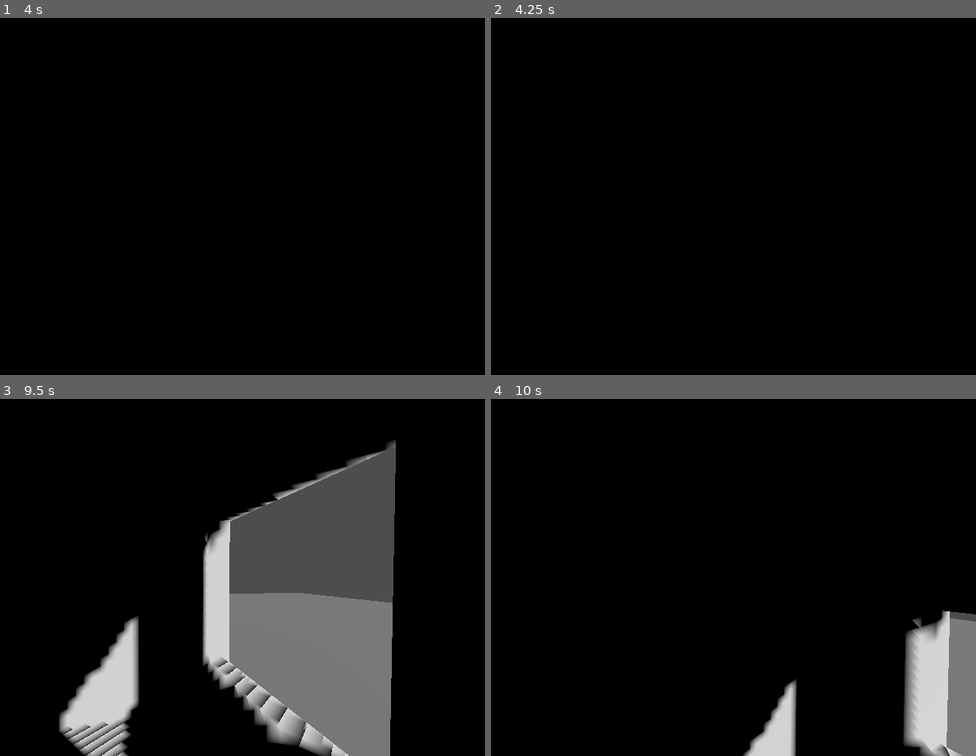
Above: before the commit, frames 1-4 (two rows, left to right).
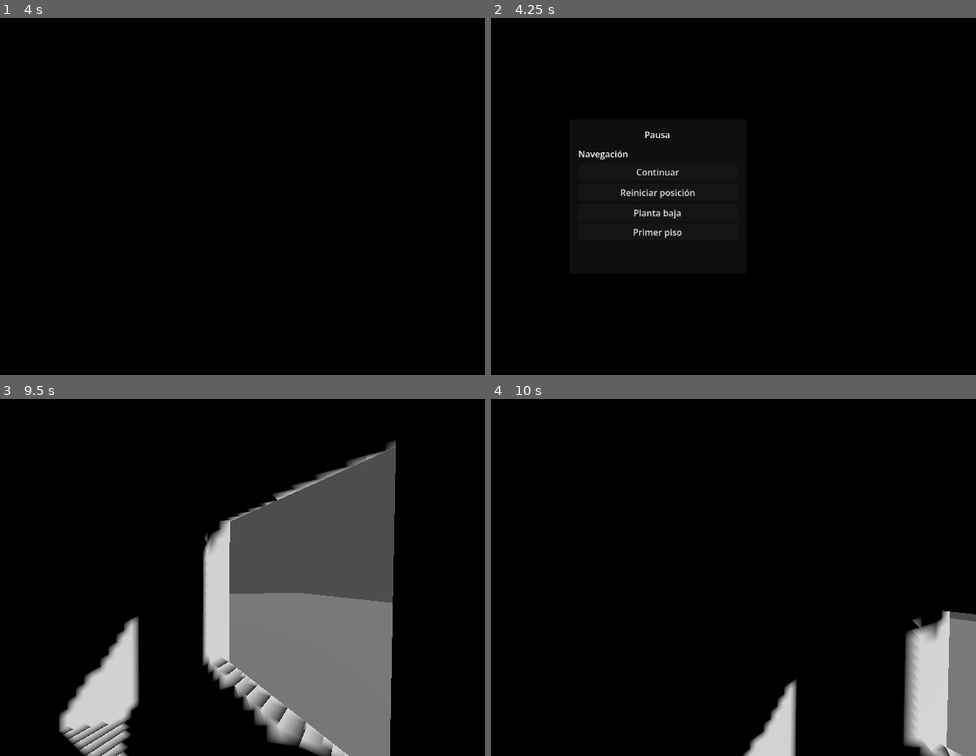
Above: after the commit, the same moments.

Repository: Felipe-Lara/planobal
Game: Godot game, scene res://main.tscn
The game is run twice, just before and just after one commit, with the same random seed, the same clock (stepped at 60 frames per second) and the same inputs.
Inputs (mouse positions are in pixels of both pictures, inside the frame that each line leads up to):
- Up to frame 1 (4 s): tap Enter at 0.5, 2, 3.5 s; move the mouse to (203, 196) at 0.52 s; hold W (move_forward) from 0.53 s (still down); tap Space (jump) at 0.77, 1.25, 1.52, 2.75, 3.02, 3.77 s; move the mouse to (135, 196) at 1.27 s; move the mouse to (184, 189) at 2.02 s; move the mouse to (160, 203) at 2.77 s; move the mouse to (213, 200) at 3.52 s
- Up to frame 2 (4.25 s): keep holding W (move_forward); tap Escape (ui_cancel) at 4.15 s
- Up to frame 3 (9.5 s): release W (move_forward) at 4.25 s; click (164, 552) at 4.25 s, where only the run after the commit has a clickable "Continuar"; tap Space (jump) at 5, 5.27, 6.77, 7.52, 8.27 s; move the mouse to (outside the picture) at 5.02 s; hold A (move_left) 5.03-5.78 s; move the mouse to (198, 577) at 5.77 s; hold S (move_back) 5.78-6.53 s; move the mouse to (72, 488) at 6.52 s; hold D (move_right) 6.53-7.28 s; move the mouse to (305, 559) at 7.27 s; hold W (move_forward) 7.28-8.03 s; move the mouse to (38, 595) at 8.02 s; hold D (move_right) 8.03-8.78 s; move the mouse to (232, 498) at 8.77 s; hold S (move_back) from 8.78 s (still down)
- Up to frame 4 (10 s): move the mouse to (626, 648) at 9.52 s; release S (move_back) at 9.53 s; hold A (move_left) from 9.53 s (still down); tap Space (jump) at 9.77 s

Frame 1 is identical in both runs. In frame 2, 0.8% of the frame differs, in the area x 18-43%, y 31-62%; in frame 3, less than 0.1%; in frame 4, less than 0.1%.

Commit message:
Sprint 4 (engine): menu de pausa con reinicio y cambio de piso
Esc ahora abre/cierra menu.tscn (pausa el arbol, libera el mouse) en vez
de solo liberar el mouse. El menu ofrece "Reiniciar posicion" (vuelve al
spawn) y un boton por piso conocido (Planta baja / Primer piso, elevaciones
hardcodeadas desde building.example.json) que teletransporta al jugador
manteniendo X/Z. Estructura pensada para sumar la seccion de materiales
en Sprint 5 (placeholder MaterialsSection ya en el arbol).

player.gd expone reset_to_spawn()/teleport_to_elevation(); main.gd conecta
esos callbacks al menu. Validado con 'godot --headless res://main.tscn'
(sin errores en consola).

Co-Authored-By: Claude Sonnet 5 <noreply@anthropic.com>

Diff:
--- a/engine/main.gd
+++ b/engine/main.gd
@@ -12,11 +12,35 @@
 ## un building.json con más de una habitación o terreno real.
 
 @onready var room: Node3D = $Room
+@onready var player: CharacterBody3D = $Player
+@onready var menu: CanvasLayer = $Menu
 
 
 func _ready() -> void:
 	_generate_trimesh_collision(room)
 	_spawn_test_ground()
+	menu.reset_position_callback = player.reset_to_spawn
+	menu.change_floor_callback = player.teleport_to_elevation
+
+
+func _unhandled_input(event: InputEvent) -> void:
+	if event.is_action_pressed("ui_cancel"):
+		if menu.visible:
+			_close_menu()
+		else:
+			_open_menu()
+
+
+func _open_menu() -> void:
+	menu.open()
+	get_tree().paused = true
+	Input.mouse_mode = Input.MOUSE_MODE_VISIBLE
+
+
+func _close_menu() -> void:
+	menu.close()
+	get_tree().paused = false
+	Input.mouse_mode = Input.MOUSE_MODE_CAPTURED
 
 
 func _generate_trimesh_collision(node: Node) -> void:
--- a/engine/main.tscn
+++ b/engine/main.tscn
@@ -1,10 +1,12 @@
-[gd_scene load_steps=4 format=3]
+[gd_scene load_steps=5 format=3]
 
 [ext_resource type="Script" path="res://main.gd" id="1_main"]
 [ext_resource type="PackedScene" path="res://sample_room.gltf" id="2_room"]
 [ext_resource type="PackedScene" path="res://player.tscn" id="3_player"]
+[ext_resource type="PackedScene" path="res://menu.tscn" id="4_menu"]
 
 [node name="Main" type="Node3D"]
+process_mode = 3
 script = ExtResource("1_main")
 
 [node name="Room" parent="." instance=ExtResource("2_room")]
@@ -15,3 +17,5 @@
 
 [node name="Player" parent="." instance=ExtResource("3_player")]
 transform = Transform3D(1, 0, 0, 0, 1, 0, 0, 0, 1, 2, 0.05, -1.5)
+
+[node name="Menu" parent="." instance=ExtResource("4_menu")]
--- /dev/null
+++ b/engine/menu.gd
@@ -0,0 +1,75 @@
+extends CanvasLayer
+## Menú de pausa (Sprint 4). Base extensible: la sección "Navegación" vive acá
+## ahora (Continuar / Reiniciar posición / botones de piso); Sprint 5 va a
+## agregar una sección "Materiales" para selección de repintado, sin tocar
+## esta estructura.
+##
+## No lee building.json ni geometry.json (el engine no conoce el pipeline).
+## Las elevaciones de piso están hardcodeadas como constantes acá abajo,
+## tomadas de pipeline/schema/examples/building.example.json al momento del
+## Sprint 4 (elevaciones [0.0, 2.7] para "Planta baja" / "Primer piso"). Si
+## el contrato building.json llega a exponer esto de forma legible desde
+## Godot en el futuro, este diccionario debería leerse de ahí en vez de
+## hardcodearse — fuera de alcance para este sprint.
+
+signal closed
+signal opened
+
+## piso_nombre -> elevación en metros (Y en Godot, que ya viene con Y arriba
+## desde el .gltf).
+const FLOORS := {
+	"Planta baja": 0.0,
+	"Primer piso": 2.7,
+}
+
+@onready var panel: Panel = $Panel
+@onready var floors_container: VBoxContainer = $Panel/MarginContainer/VBox/NavigationSection/Floors
+@onready var continue_button: Button = $Panel/MarginContainer/VBox/NavigationSection/ContinueButton
+@onready var reset_button: Button = $Panel/MarginContainer/VBox/NavigationSection/ResetButton
+
+## Callbacks inyectados por main.gd (evita que este menú tenga que conocer
+## el árbol de escena de Main/Player directamente).
+var reset_position_callback: Callable
+var change_floor_callback: Callable
+
+
+func _ready() -> void:
+	process_mode = Node.PROCESS_MODE_ALWAYS
+	visible = false
+	continue_button.pressed.connect(_on_continue_pressed)
+	reset_button.pressed.connect(_on_reset_pressed)
+	_build_floor_buttons()
+
+
+func _build_floor_buttons() -> void:
+	for floor_name in FLOORS.keys():
+		var button := Button.new()
+		button.text = floor_name
+		button.pressed.connect(_on_floor_pressed.bind(floor_name))
+		floors_container.add_child(button)
+
+
+func open() -> void:
+	visible = true
+	opened.emit()
+
+
+func close() -> void:
+	visible = false
+	closed.emit()
+
+
+func _on_continue_pressed() -> void:
+	close()
+
+
+func _on_reset_pressed() -> void:
+	if reset_position_callback.is_valid():
+		reset_position_callback.call()
+	close()
+
+
+func _on_floor_pressed(floor_name: String) -> void:
+	if change_floor_callback.is_valid():
+		change_floor_callback.call(FLOORS[floor_name])
+	close()
--- /dev/null
+++ b/engine/menu.tscn
@@ -0,0 +1,80 @@
+[gd_scene load_steps=2 format=3]
+
+[ext_resource type="Script" path="res://menu.gd" id="1_menu"]
+
+[node name="Menu" type="CanvasLayer"]
+process_mode = 3
+script = ExtResource("1_menu")
+
+[node name="Panel" type="Panel" parent="."]
+process_mode = 3
+anchors_preset = 8
+anchor_left = 0.5
+anchor_top = 0.5
+anchor_right = 0.5
+anchor_bottom = 0.5
+offset_left = -160.0
+offset_top = -140.0
+offset_right = 160.0
+offset_bottom = 140.0
+grow_horizontal = 2
+grow_vertical = 2
+
+[node name="MarginContainer" type="MarginContainer" parent="Panel"]
+process_mode = 3
+layout_mode = 1
+anchors_preset = 15
+anchor_right = 1.0
+anchor_bottom = 1.0
+grow_horizontal = 2
+grow_vertical = 2
+theme_override_constants/margin_left = 16
+theme_override_constants/margin_top = 16
+theme_override_constants/margin_right = 16
+theme_override_constants/margin_bottom = 16
+
+[node name="VBox" type="VBoxContainer" parent="Panel/MarginContainer"]
+process_mode = 3
+layout_mode = 2
+theme_override_constants/separation = 12
+
+[node name="Title" type="Label" parent="Panel/MarginContainer/VBox"]
+process_mode = 3
+layout_mode = 2
+text = "Pausa"
+horizontal_alignment = 1
+
+[node name="NavigationSection" type="VBoxContainer" parent="Panel/MarginContainer/VBox"]
+process_mode = 3
+layout_mode = 2
+theme_override_constants/separation = 6
+
+[node name="SectionLabel" type="Label" parent="Panel/MarginContainer/VBox/NavigationSection"]
+process_mode = 3
+layout_mode = 2
+text = "Navegación"
+
+[node name="ContinueButton" type="Button" parent="Panel/MarginContainer/VBox/NavigationSection"]
+process_mode = 3
+layout_mode = 2
+text = "Continuar"
+
+[node name="ResetButton" type="Button" parent="Panel/MarginContainer/VBox/NavigationSection"]
+process_mode = 3
+layout_mode = 2
+text = "Reiniciar posición"
+
+[node name="Floors" type="VBoxContainer" parent="Panel/MarginContainer/VBox/NavigationSection"]
+process_mode = 3
+layout_mode = 2
+theme_override_constants/separation = 4
+
+[node name="MaterialsSection" type="VBoxContainer" parent="Panel/MarginContainer/VBox"]
+process_mode = 3
+layout_mode = 2
+visible = false
+
+[node name="MaterialsSectionLabel" type="Label" parent="Panel/MarginContainer/VBox/MaterialsSection"]
+process_mode = 3
+layout_mode = 2
+text = "Materiales (Sprint 5)"
--- a/engine/player.gd
+++ b/engine/player.gd
@@ -1,6 +1,10 @@
 extends CharacterBody3D
 ## Controlador de primera persona básico: WASD + mouse look + gravedad.
 ## Sprint 1 — solo movimiento y colisión. Sin raycast de repintado (Sprint 5).
+## Sprint 4 — Esc ya no libera el mouse directamente: main.gd escucha
+## "ui_cancel" y abre/cierra el menú de pausa, que a su vez captura/libera
+## el mouse. Este script expone spawn_position + reset_to_spawn() para que
+## el menú pueda "Reiniciar posición".
 
 const SPEED := 4.0
 const JUMP_VELOCITY := 4.5
@@ -10,19 +14,31 @@
 
 var gravity: float = ProjectSettings.get_setting("physics/3d/default_gravity", 9.8)
 
+## Posición/rotación de spawn originales, capturadas en _ready() para que
+## el menú de pausa pueda usarlas en "Reiniciar posición".
+var spawn_transform: Transform3D
+
 
 func _ready() -> void:
 	Input.mouse_mode = Input.MOUSE_MODE_CAPTURED
+	spawn_transform = global_transform
+
+
+## Teletransporta al player de vuelta a su posición/rotación de spawn
+## original y anula la velocidad para que no siga la inercia previa.
+func reset_to_spawn() -> void:
+	global_transform = spawn_transform
+	velocity = Vector3.ZERO
+
+
+## Teletransporta al player a la elevación (Y) de otro piso, manteniendo
+## su X/Z actual. Usado por el menú de pausa para cambiar de piso.
+func teleport_to_elevation(elevation: float) -> void:
+	global_position.y = elevation + spawn_transform.origin.y
+	velocity = Vector3.ZERO
 
 
 func _unhandled_input(event: InputEvent) -> void:
-	if event.is_action_pressed("ui_cancel"):
-		Input.mouse_mode = (
-			Input.MOUSE_MODE_VISIBLE
-			if Input.mouse_mode == Input.MOUSE_MODE_CAPTURED
-			else Input.MOUSE_MODE_CAPTURED
-		)
-
 	if event is InputEventMouseMotion and Input.mouse_mode == Input.MOUSE_MODE_CAPTURED:
 		rotate_y(-event.relative.x * MOUSE_SENSITIVITY)
 		camera.rotate_x(-event.relative.y * MOUSE_SENSITIVITY)
Not shown, added: engine/menu.gd.uid
